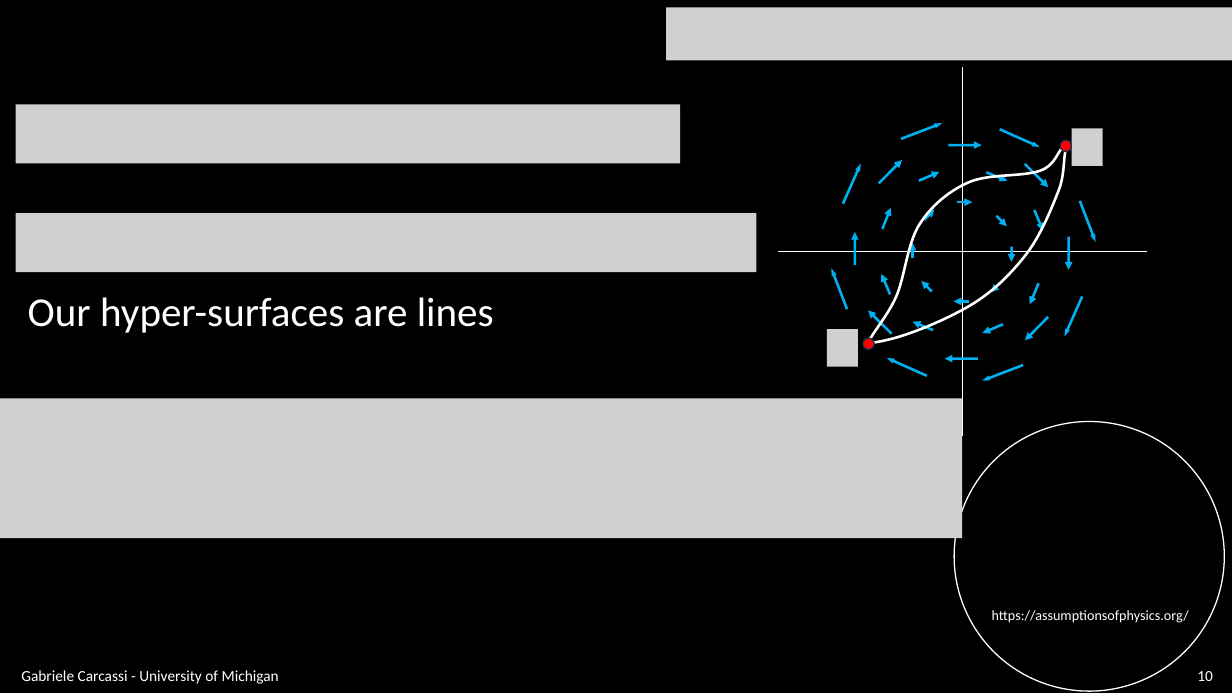
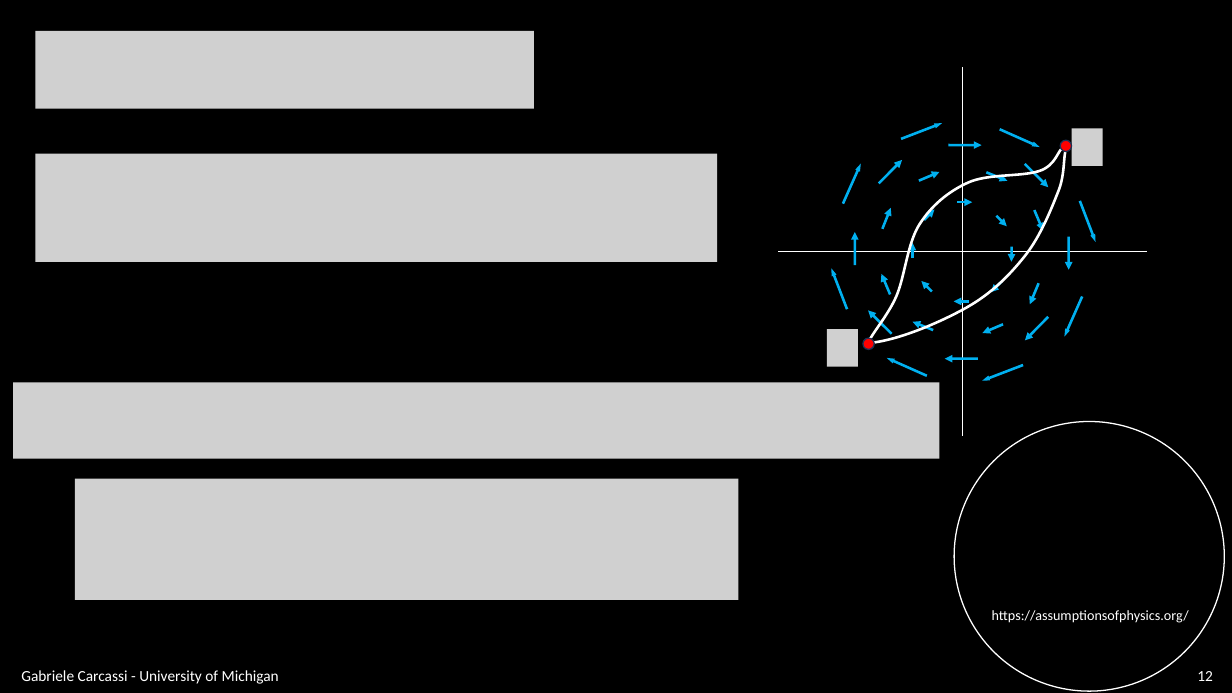
Before and after one commit to assumptionsofphysics/slides, a slide deck: slide 12 of BookCompanions-v2/RP-Class-3.pptx (slide 10 before the commit). Drawn at 1232x693 pixels with LibreOffice and Linux fonts; fonts in the diff are those of the drawing; grey boxes stand for pictures; background and template pictures are left out. Boxes give left, top, right and bottom in pixels: in the first picture for what was removed or moved away, otherwise in the second. Text is boxed around its words. In the diff, an @@ line names an element or a change of style, - is before the commit and + after.

```diff
--- a/BookCompanions-v2/RP-Class-3.pptx
+++ b/BookCompanions-v2/RP-Class-3.pptx
@@ picture removed at bbox=[666, 7, 1232, 60] @@
@@ picture added at bbox=[35, 31, 534, 109] @@
@@ picture removed at bbox=[16, 104, 680, 164] @@
@@ picture added at bbox=[35, 153, 717, 262] @@
@@ picture removed at bbox=[16, 213, 757, 273] @@
@@ text removed at bbox=[28, 297, 494, 333] @@
-Our hyper-surfaces are lines
@@ picture added at bbox=[13, 383, 940, 459] @@
@@ picture removed at bbox=[0, 398, 963, 538] @@
@@ picture added at bbox=[75, 479, 738, 600] @@
@@ page number at bbox=[1197, 671, 1213, 681]: text changed @@
-10
+12
```
Also in this commit, not shown: 8 other slides changed, 3 slides added.
